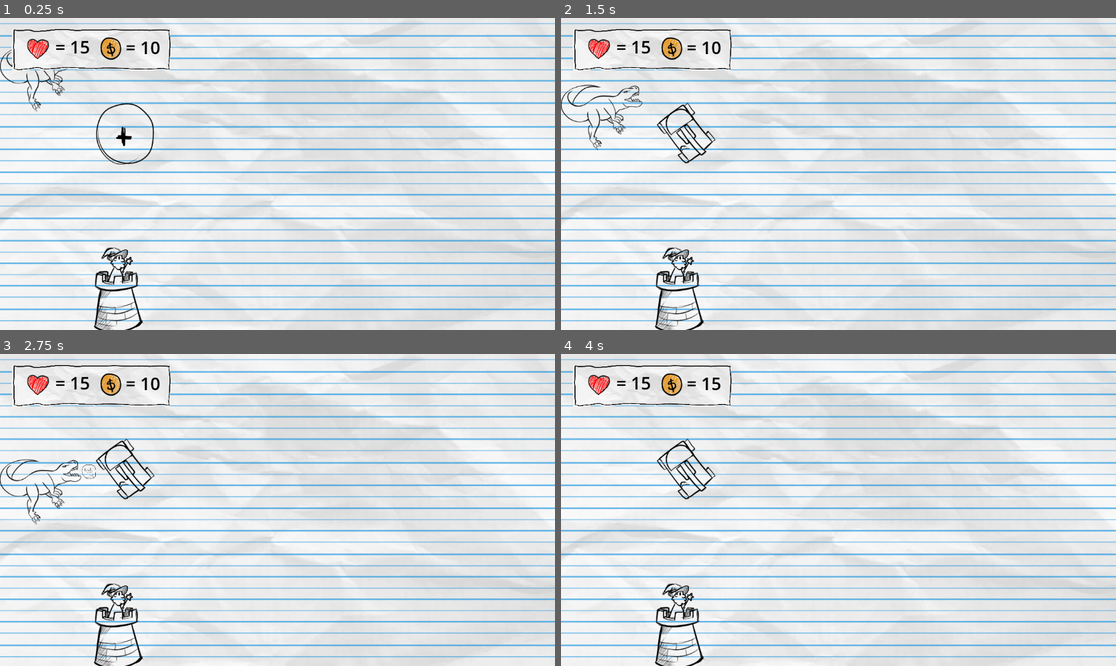
Above: before the commit, frames 1-4 (two rows, left to right).
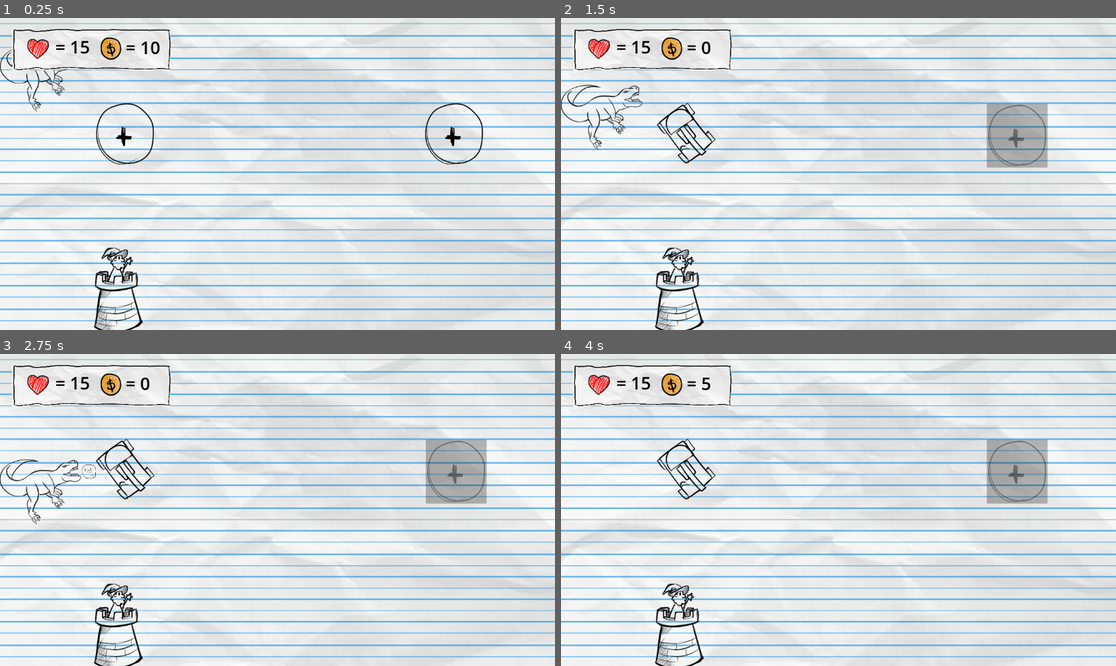
Above: after the commit, the same moments.

Repository: KaiqueAlb/Mage-Defense
Game: Godot game, scene res://scenes/teste.tscn
Two runs of this game, one before a commit and one after it. Both use one fixed random seed, a clock stepped at 60 frames per second and the inputs below.
Inputs (mouse positions are in pixels of both pictures, inside the frame that each line leads up to):
- Up to frame 1 (0.25 s): no input
- Up to frame 2 (1.5 s): click (688, 133) at 0.5 s; click (688, 133) at 1.25 s
- Up to frame 3 (2.75 s): click (127, 469) at 2 s
- Up to frame 4 (4 s): click (688, 469) at 2.75 s

The runs differ from the first frame. In frame 1, 0.3% of the frame differs, in the area x 76-88%, y 27-47%; in frame 2, 2.3%, in the area x 25-88%, y 7-48%; in frame 3, 2.3%; in frame 4, 2.3%.

Commit message:
Dinheiro

Diff:
--- a/scenes/teste.tscn
+++ b/scenes/teste.tscn
@@ -45,6 +45,20 @@
 offset_left = 159.0
 offset_top = 134.0
 offset_right = 361.0
+offset_bottom = 347.0
+grow_horizontal = 1
+grow_vertical = 1
+size_flags_horizontal = 0
+
+[node name="Torre_slot2" parent="." unique_id=142803090 instance=ExtResource("5_8ytie")]
+anchors_preset = 0
+anchor_left = 0.0
+anchor_top = 0.0
+anchor_right = 0.0
+anchor_bottom = 0.0
+offset_left = 842.0
+offset_top = 134.0
+offset_right = 1044.0
 offset_bottom = 347.0
 grow_horizontal = 1
 grow_vertical = 1
--- a/torres/torre_slot.gd
+++ b/torres/torre_slot.gd
@@ -4,6 +4,12 @@
 
 func _ready() -> void:
 	pressed.connect(_button_pressed)
+
+func _process(delta: float) -> void:
+	if level_manager.dinheiro_atual >= 10:
+		disabled = false
+	else :
+		disabled = true
 
 func _button_pressed() -> void:
 	if level_manager.selected_tower_scene:
@@ -14,5 +20,6 @@
 		tower.position = Vector2.ZERO
 		tower.position.x = position.x + 100
 		tower.position.y = position.y + 100
+		level_manager.ganhar_dinheiro(-10)
 		print(tower.position)
 		disabled = true
